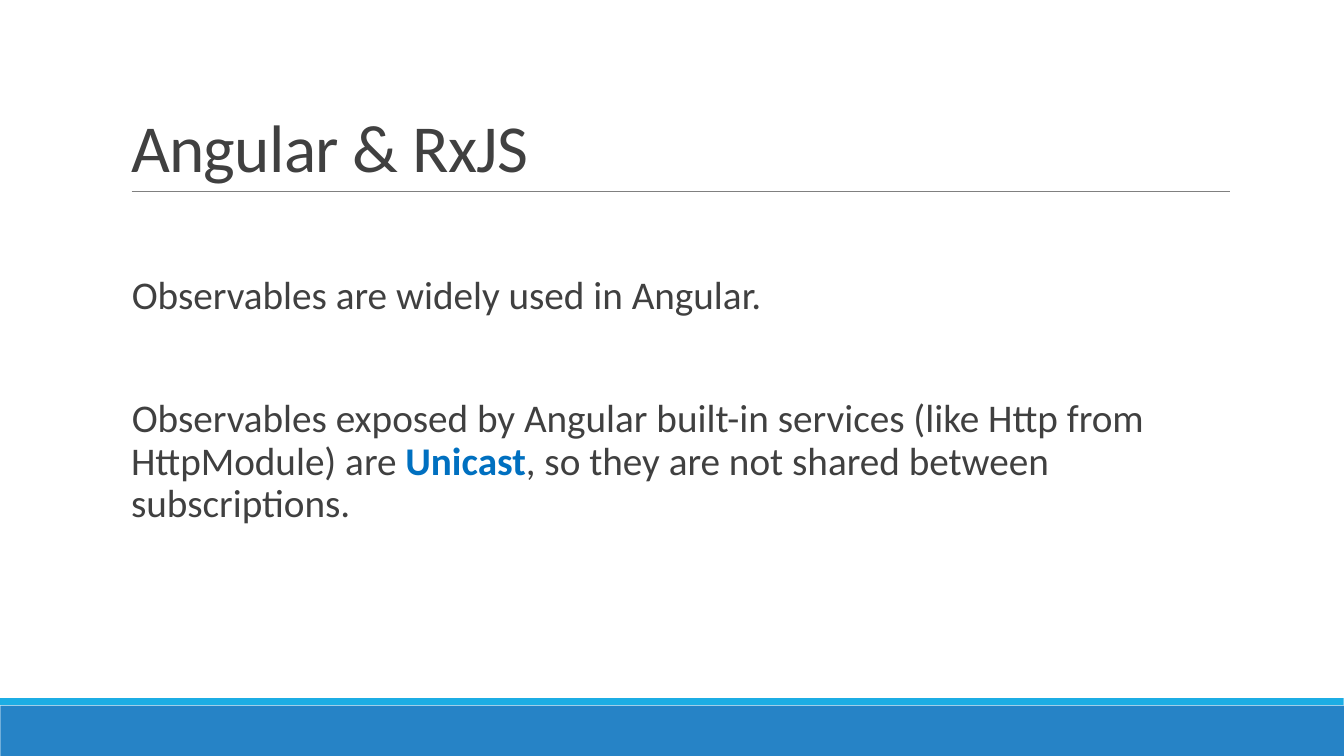
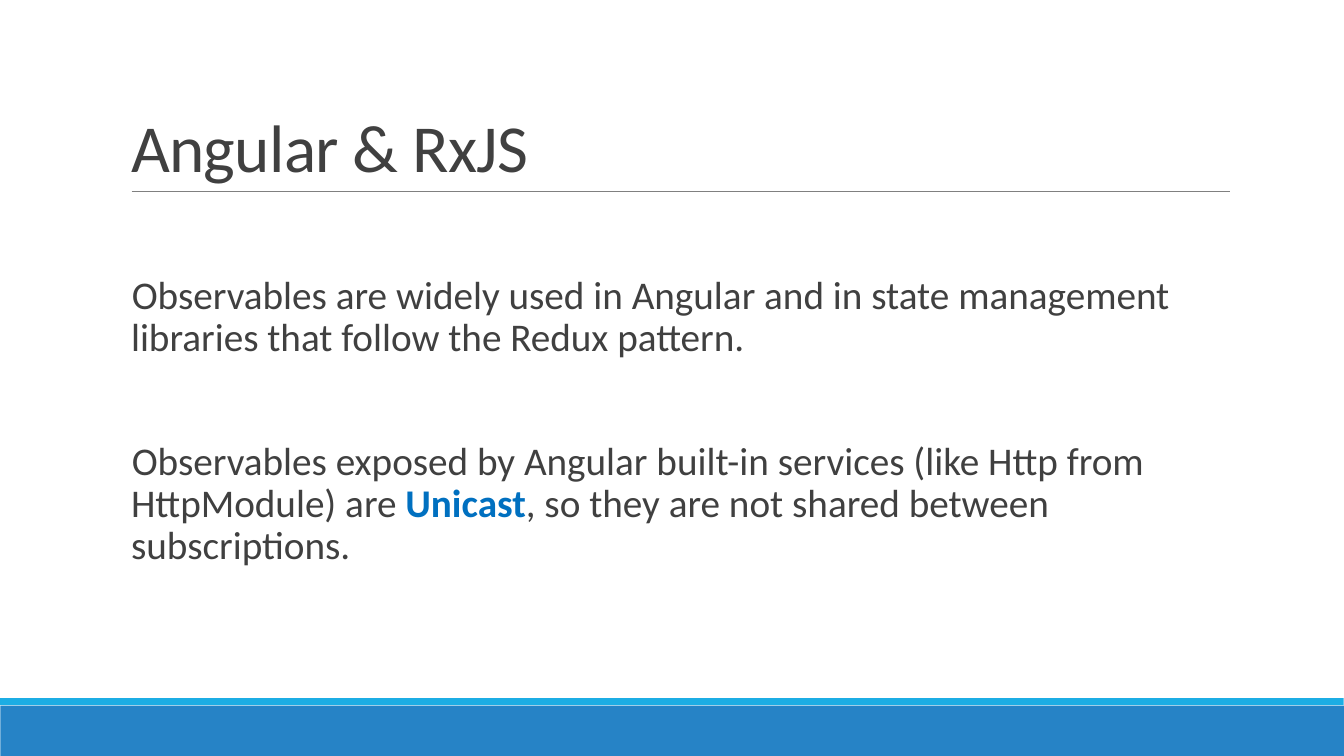
Before and after one commit to AGiorgetti/rxjs101, a slide deck: slide 20 of ReactiveProgramming_RxJS.pptx. Drawn at 1344x756 pixels with LibreOffice and Linux fonts; fonts in the diff are those of the drawing. Boxes give left, top, right and bottom in pixels: in the first picture for what was removed or moved away, otherwise in the second. Text is boxed around its words. In the diff, an @@ line names an element or a change of style, - is before the commit and + after.

```diff
--- a/ReactiveProgramming_RxJS.pptx
+++ b/ReactiveProgramming_RxJS.pptx
@@ text at [131, 281, 1169, 358]: text changed @@
-  Observables are widely used in Angular.
+  Observables are widely used in Angular and in state management libraries that follow the Redux pattern.
```
Also in this commit, not shown: 7 other slides changed, 5 other files.
